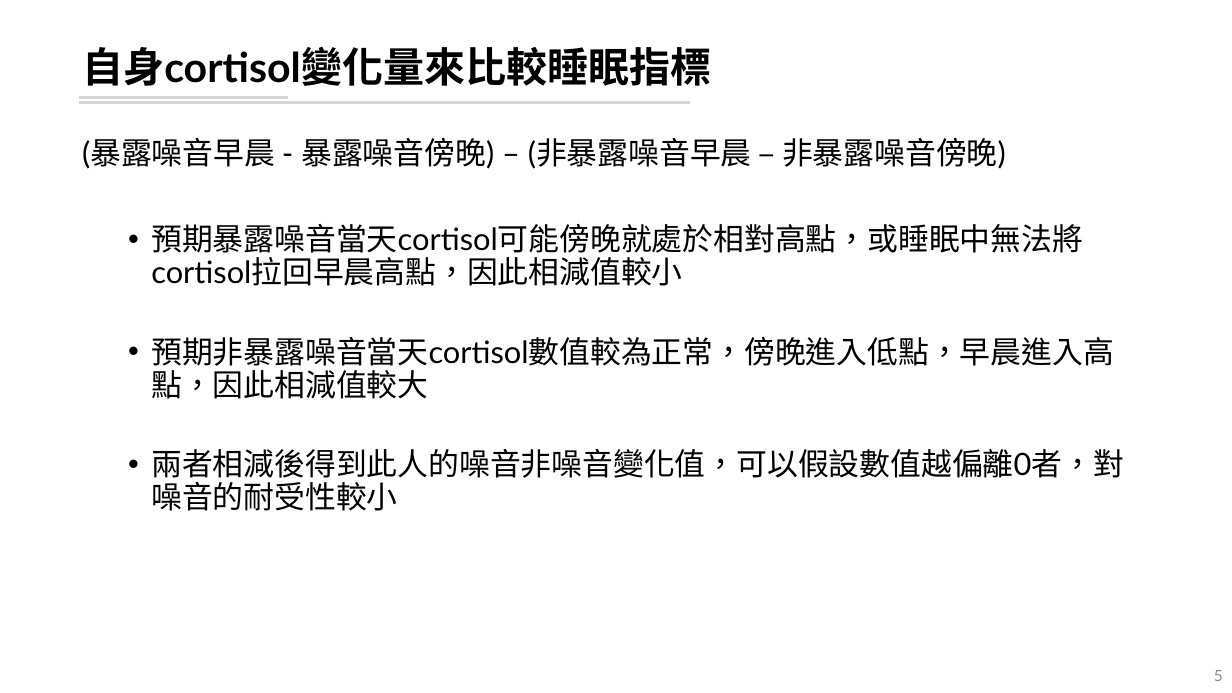
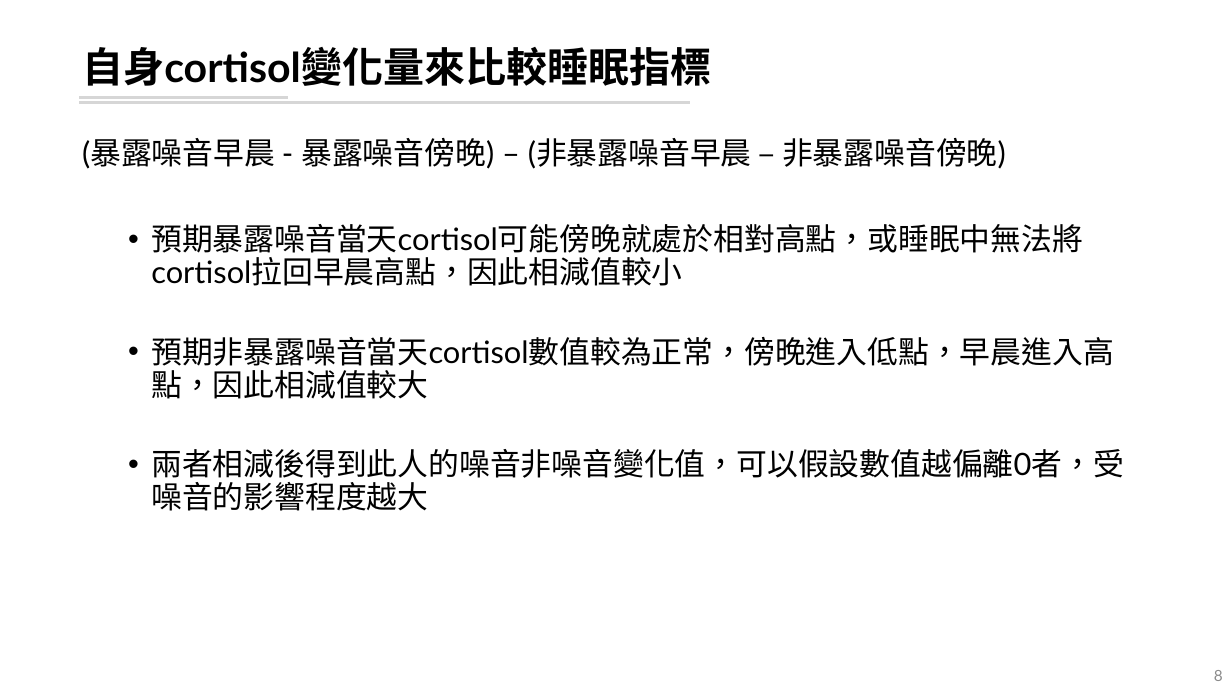
Before and after one commit to leooel97895750/REM_DataMining, a slide deck: slide 8 of 20210804_REM分析.pptx (slide 5 before the commit). Drawn at 1232x693 pixels with LibreOffice and Linux fonts; fonts in the diff are those of the drawing. Boxes give left, top, right and bottom in pixels: in the first picture for what was removed or moved away, otherwise in the second. Text is boxed around its words. In the diff, an @@ line names an element or a change of style, - is before the commit and + after.

```diff
--- a/20210804_REM分析.pptx
+++ b/20210804_REM分析.pptx
@@ text at (151, 449, 1124, 511): text changed @@
-  • 兩者相減後得到此人的噪音非噪音變化值，可以假設數值越偏離0者，對噪音的耐受性較小
+  • 兩者相減後得到此人的噪音非噪音變化值，可以假設數值越偏離0者，受噪音的影響程度越大
@@ page number at (1214, 670, 1223, 681): text changed @@
-5
+8
```
Also in this commit, not shown: 5 other slides changed, 10 slides added, 3 slides removed, 5 other files.
